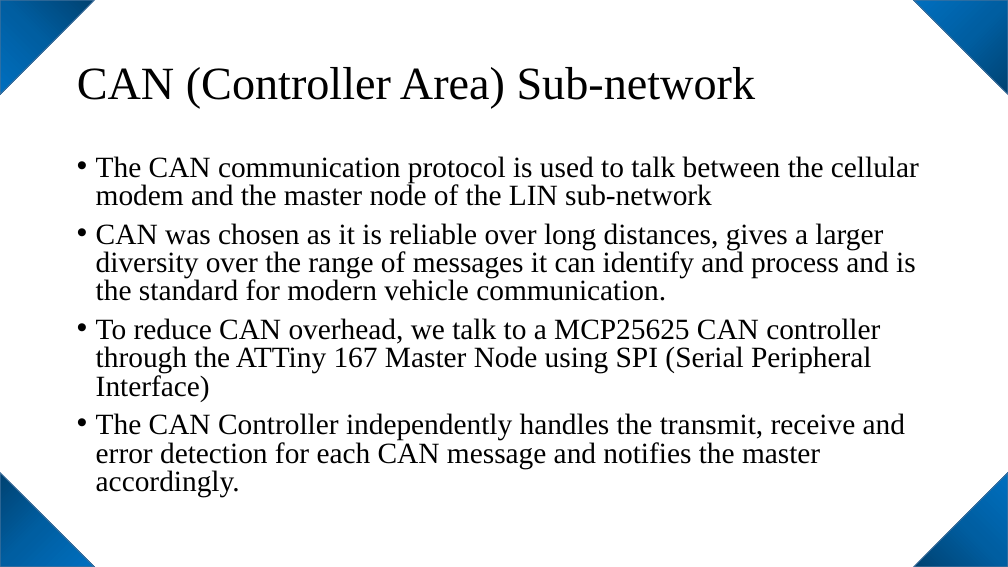
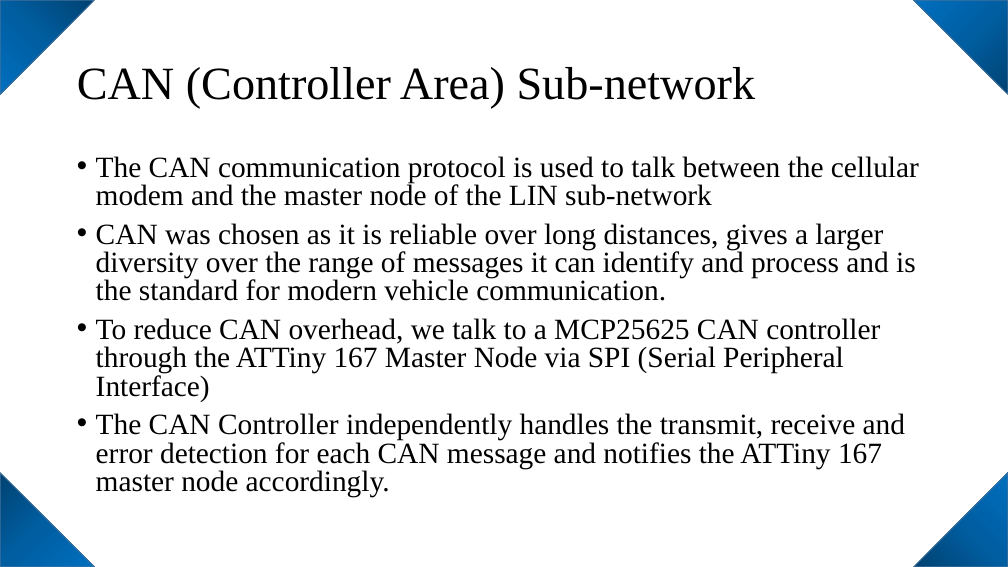
Before and after one commit to jordanm1/AVR-Ford-Lighting-Project, a slide deck: slide 7 of Ford 360° Exterior Lighting System.pptx. Drawn at 1008x567 pixels with LibreOffice and Linux fonts; fonts in the diff are those of the drawing. Boxes give left, top, right and bottom in pixels: in the first picture for what was removed or moved away, otherwise in the second. Text is boxed around its words. In the diff, an @@ line names an element or a change of style, - is before the commit and + after.

```diff
--- a/Ford 360° Exterior Lighting System.pptx
+++ b/Ford 360° Exterior Lighting System.pptx
@@ text at [96,318,905,497]: text changed @@
-• To reduce CAN overhead, we talk to a MCP25625 CAN controller through the ATTiny 167 Master Node using SPI (Serial Peripheral Interface)
-• The CAN Controller independently handles the transmit, receive and error detection for each CAN message and notifies the master accordingly.
+• To reduce CAN overhead, we talk to a MCP25625 CAN controller through the ATTiny 167 Master Node via SPI (Serial Peripheral Interface)
+• The CAN Controller independently handles the transmit, receive and error detection for each CAN message and notifies the ATTiny 167 master node accordingly.
```
Also in this commit, not shown: 3 other slides changed.
